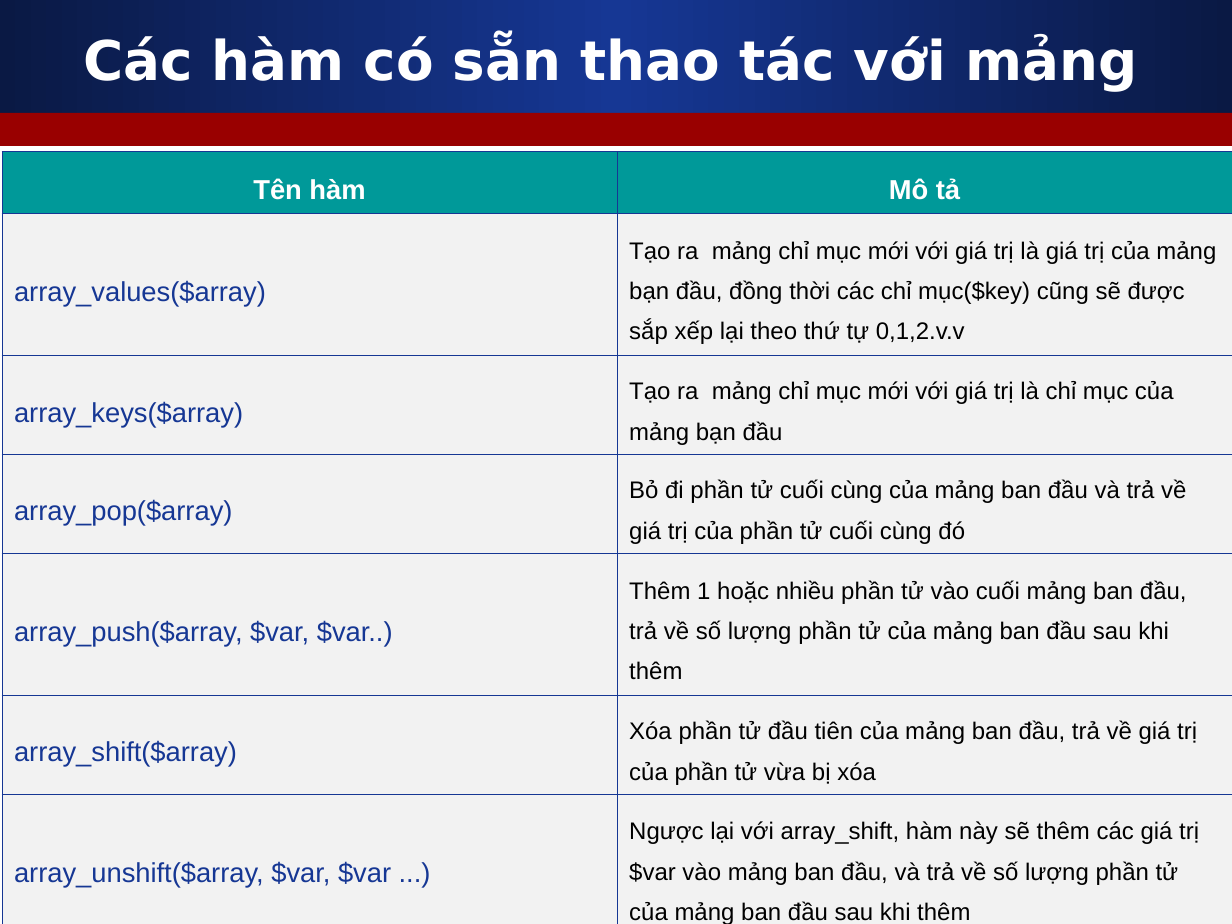
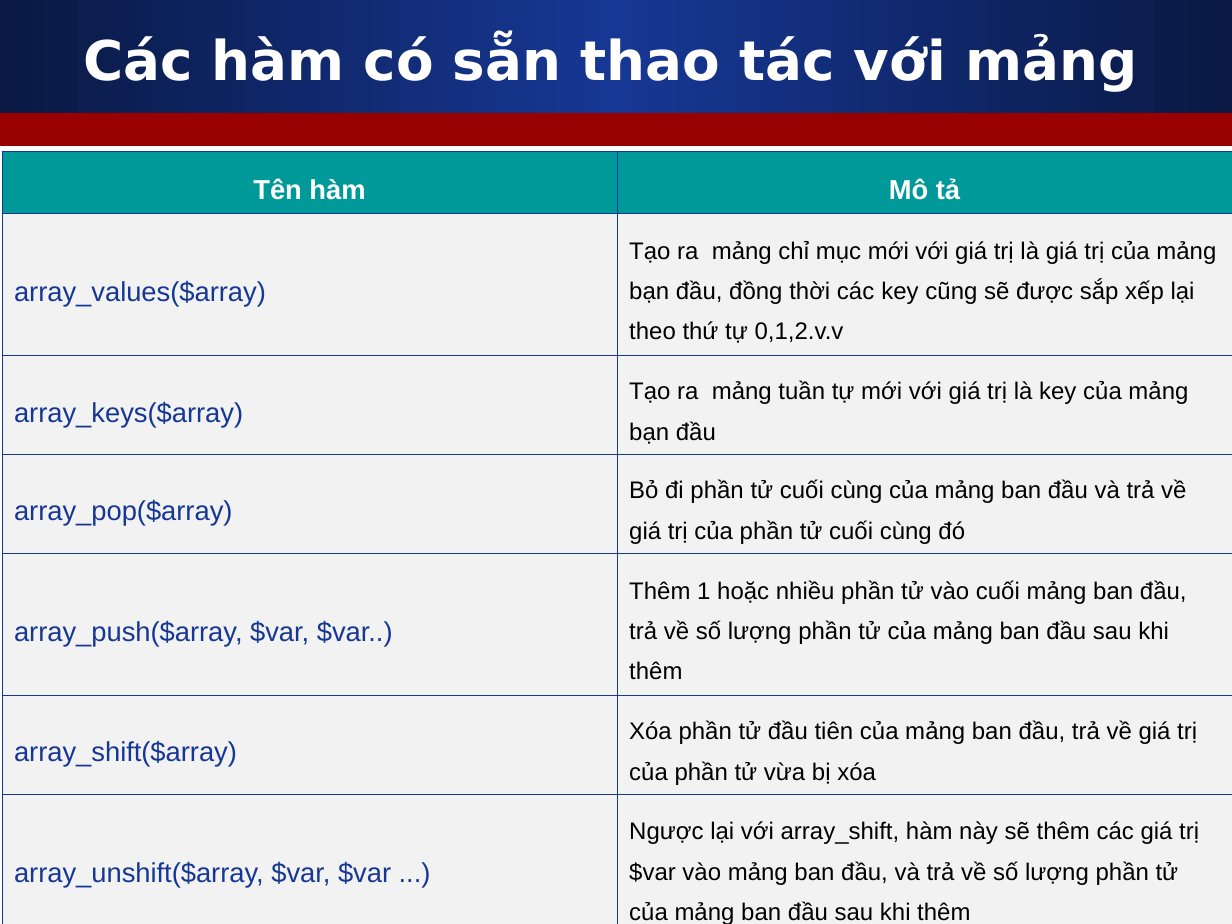
Before and after one commit to nguyenvietmanhit/php1019e2, a slide deck: slide 3 of Day14_3_PHP_Array_Function_Array_String_Number/Slides/2_Array_Function_PHP.ppt. Drawn at 1232x924 pixels with LibreOffice and Linux fonts; fonts in the diff are those of the drawing. Boxes give left, top, right and bottom in pixels: in the first picture for what was removed or moved away, otherwise in the second. Text is boxed around its words. In the diff, an @@ line names an element or a change of style, - is before the commit and + after.

```diff
--- a/Day14_3_PHP_Array_Function_Array_String_Number/Slides/2_Array_Function_PHP.ppt
+++ b/Day14_3_PHP_Array_Function_Array_String_Number/Slides/2_Array_Function_PHP.ppt
@@ table at box(2, 152, 1232, 924) @@
-row 2, column 2: Tạo ra mảng chỉ mục mới với giá trị là giá trị của mảng bạn đầu, đồng thời các chỉ mục($key) cũng sẽ được sắp xếp lại theo thứ tự 0,1,2.v.v
+row 2, column 2: Tạo ra mảng chỉ mục mới với giá trị là giá trị của mảng bạn đầu, đồng thời các key cũng sẽ được sắp xếp lại theo thứ tự 0,1,2.v.v
-row 3, column 2: Tạo ra mảng chỉ mục mới với giá trị là chỉ mục của mảng bạn đầu
+row 3, column 2: Tạo ra mảng tuần tự mới với giá trị là key của mảng bạn đầu
```
Also in this commit, not shown: 2 other slides changed, 2 other files.
